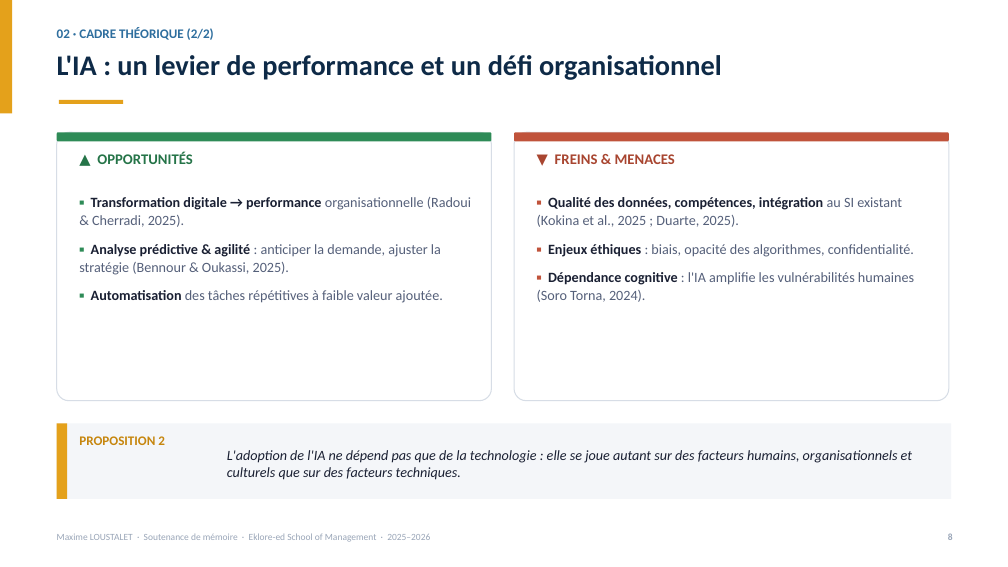
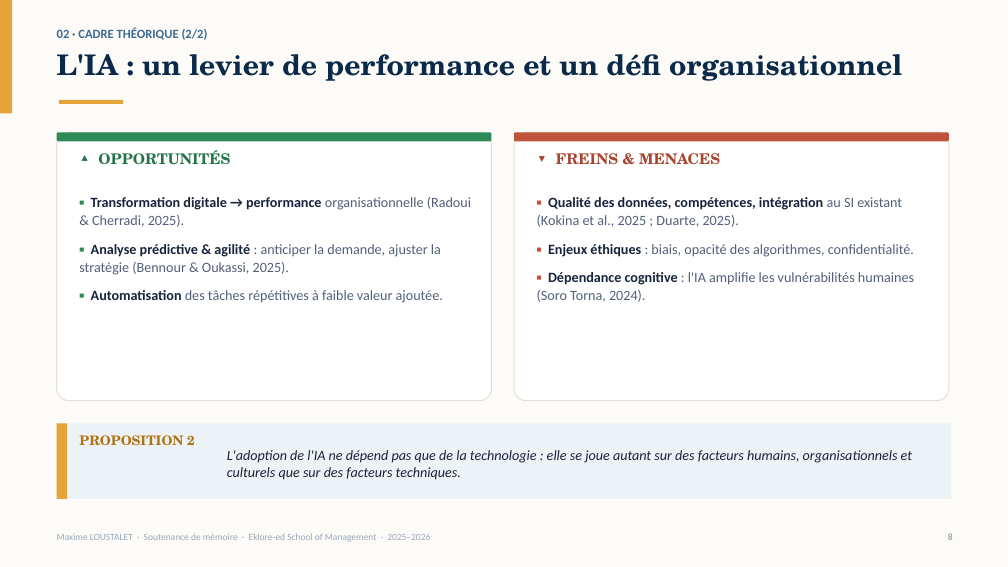
Before and after one commit to maximeloustalet4-creator/maxime, a slide deck: slide 8 of Soutenance_MFE_LOUSTALET_Maxime.pptx. Drawn at 1008x567 pixels with LibreOffice and Linux fonts; fonts in the diff are those of the drawing. Boxes give left, top, right and bottom in pixels: in the first picture for what was removed or moved away, otherwise in the second. Text is boxed around its words. In the diff, an @@ line names an element or a change of style, - is before the commit and + after.

```diff
--- a/Soutenance_MFE_LOUSTALET_Maxime.pptx
+++ b/Soutenance_MFE_LOUSTALET_Maxime.pptx
@@ rectangle at [0,0,1008,113]: fill #FFFFFF to #FCFBF8 @@
@@ rectangle added at [0,0,1008,567], fill #FCFBF8 @@
@@ text "02 · CADRE THÉORIQUE (2/2)" at [57,27,208,40]: size 12.5 to 12 pt, text colour #2E6E9E to #3D6A8E @@
@@ text "L'IA : un levier de ..." at [57,54,902,81]: font Calibri to TeX Gyre Schola, text colour #0E2A47 to #0B2A4A @@
@@ rounded rectangle at [57,132,492,401]: outline #D7DDE6 1 pt to #E6DFD3 1 pt @@
@@ rounded rectangle at [514,132,949,401]: outline #D7DDE6 1 pt to #E6DFD3 1 pt @@
@@ text "▲ OPPORTUNITÉS" at [98,150,230,165]: font Calibri to TeX Gyre Schola @@
@@ text "▼ FREINS & MENACES" at [556,153,720,164]: font Calibri to TeX Gyre Schola @@
@@ fill #E4A11B to #E6A339 in 3 elements at [0,0,12,113], [59,100,123,104], [57,423,67,499] @@
@@ rectangle at [57,423,951,499]: fill #F4F6F9 to #EDF2F6 @@
@@ text "PROPOSITION 2" at [79,435,195,445]: font Calibri to TeX Gyre Schola, text colour #C6860E to #AF7112 @@
```
Also in this commit, not shown: 20 other slides changed, 4 other files.
